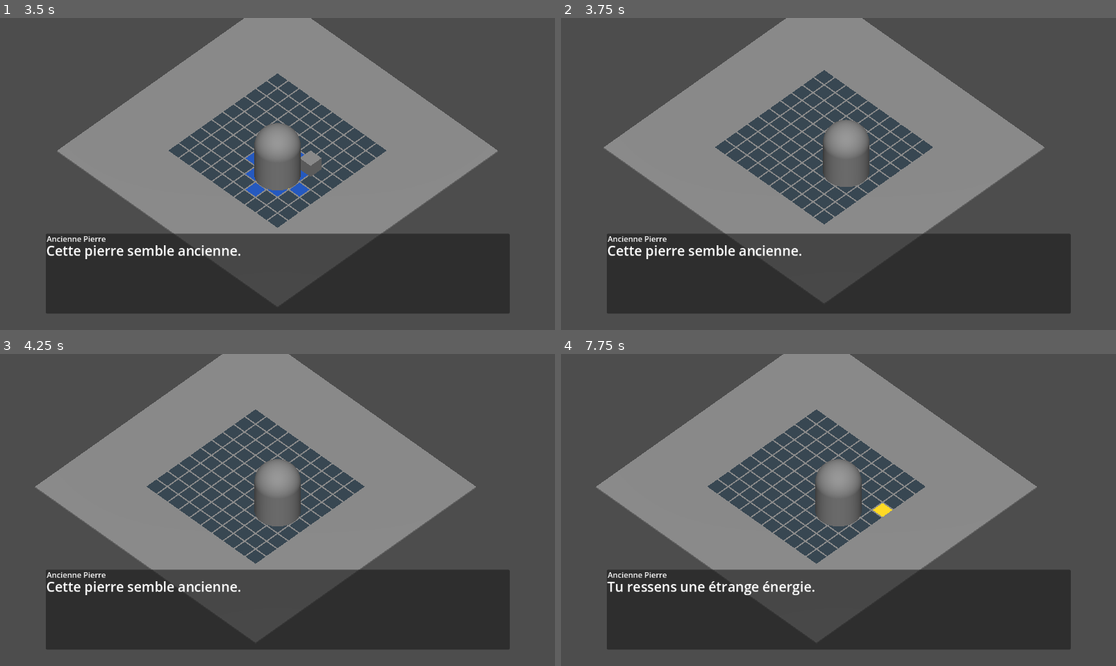
Above: before the commit, frames 1-4 (two rows, left to right).
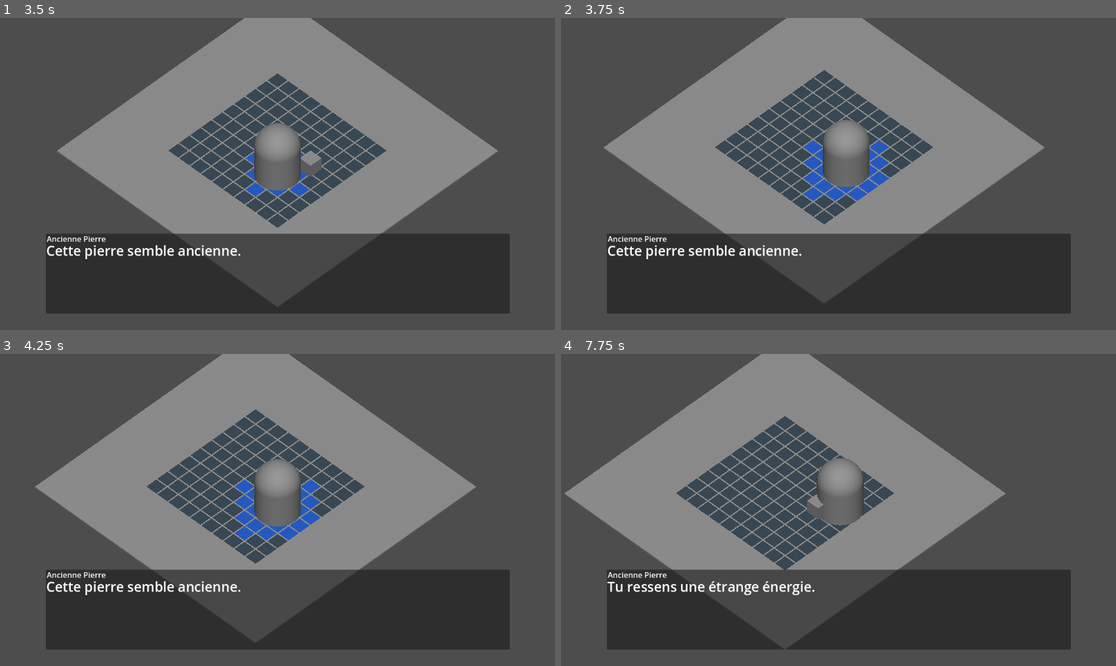
Above: after the commit, the same moments.

Repository: sillpct/lagoutte
Game: Godot game, scene res://scenes/main/main.tscn
The game is run twice, just before and just after one commit, with the same random seed, the same clock (stepped at 60 frames per second) and the same inputs.
Inputs (mouse positions are in pixels of both pictures, inside the frame that each line leads up to):
- Up to frame 1 (3.5 s): click "Nouvelle Partie" at 0.5 s; tap Enter (ui_accept) at 1.25, 1.52, 2.27 s; move the mouse to (399, 158) at 1.27 s; hold Right (ui_right) 1.28-2.03 s; hold T (end_turn, bound only after the commit) 1.28-2.03 s; click (399, 158) at 1.42 s; move the mouse to (166, 189) at 2.02 s; hold Down (ui_down) 2.03-2.78 s; tap Space (end_turn, bound only before the commit) at 2.1 s; move the mouse to (333, 105) at 2.77 s; hold Right (ui_right) from 2.78 s (still down); hold E (interact) from 2.78 s (still down)
- Up to frame 2 (3.75 s): tap Enter (ui_accept) at 3.5 s; move the mouse to (810, 236) at 3.52 s; release Right (ui_right) at 3.53 s; release E (interact) at 3.53 s; hold Up (ui_up) from 3.53 s (still down); tap T (end_turn, bound only after the commit) at 3.6 s; click (810, 236) at 3.67 s
- Up to frame 3 (4.25 s): keep holding Up (ui_up); tap Enter (ui_accept) at 3.77 s
- Up to frame 4 (7.75 s): move the mouse to (1005, 556) at 4.27 s; release Up (ui_up) at 4.28 s; hold Space (end_turn, bound only before the commit) 4.28-5.03 s; hold Left (ui_left) 4.28-5.78 s; tap Enter (ui_accept) at 4.52, 5.27, 5.75, 6.77, 7.52 s; move the mouse to (672, 463) at 5.02 s; tap E (interact) at 5.1 s; move the mouse to (866, 510) at 5.77 s; hold Down (ui_down) 5.78-6.53 s; hold T (end_turn, bound only after the commit) 5.78-6.53 s; click (866, 510) at 5.92 s; move the mouse to (755, 432) at 6.52 s; hold Right (ui_right) 6.53-7.28 s; tap Space (end_turn, bound only before the commit) at 6.6 s; move the mouse to (960, 494) at 7.27 s; hold Up (ui_up) from 7.28 s (still down); hold E (interact) from 7.28 s (still down)

Frame 1 is identical in both runs. In frame 2, 1.0% of the frame differs, in the area x 43-60%, y 39-59%; in frame 3, 1.0%; in frame 4, 16%, in the area x 0-86%, y 0-95%.

Commit message:
fix: touche de fin de tour (T) sans conflit

Diff:
--- a/project.godot
+++ b/project.godot
@@ -30,7 +30,7 @@
 }
 end_turn={
 "deadzone": 0.2,
-"events": [Object(InputEventKey,"resource_local_to_scene":fa …(139 unchanged characters)… d":false,"keycode":0,"physical_keycode":32,"key_label":0,"unicode":0,"location":0,"echo":false,"script":null)
+"events": [Object(InputEventKey,"resource_local_to_scene":fa …(139 unchanged characters)… d":false,"keycode":0,"physical_keycode":84,"key_label":0,"unicode":0,"location":0,"echo":false,"script":null)
 ]
 }
 
